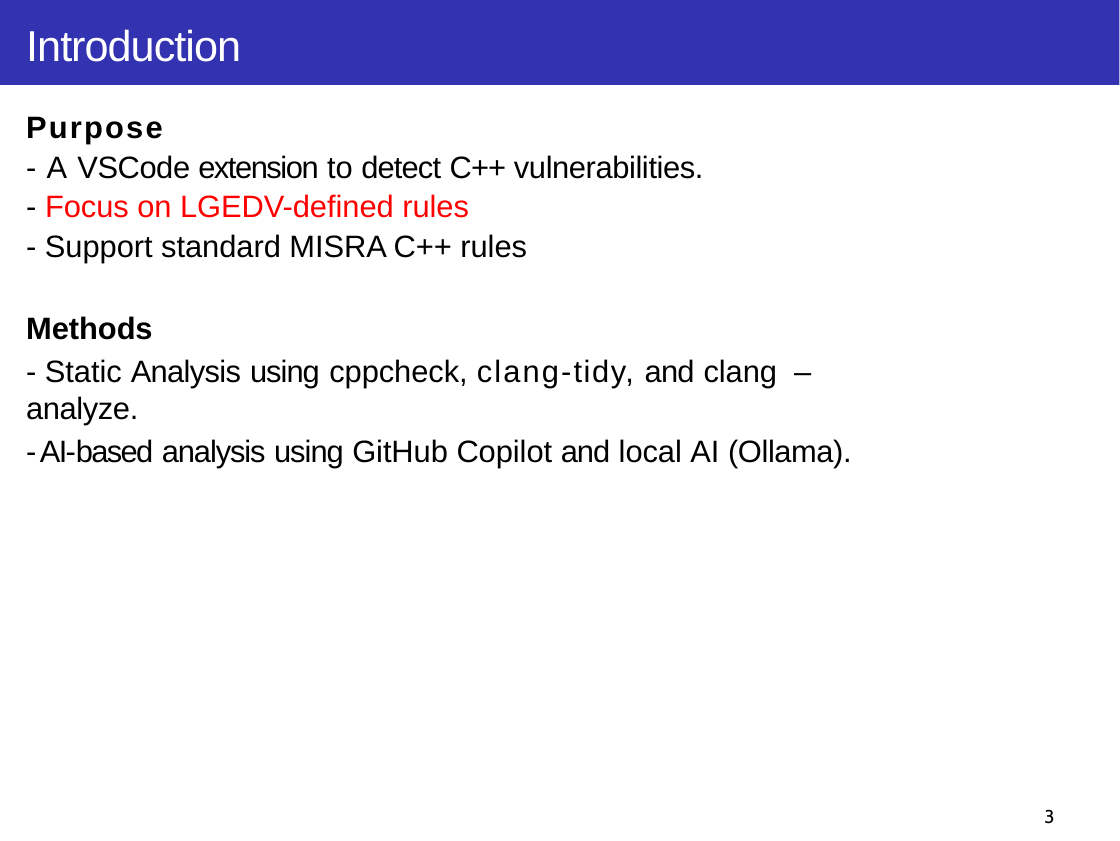
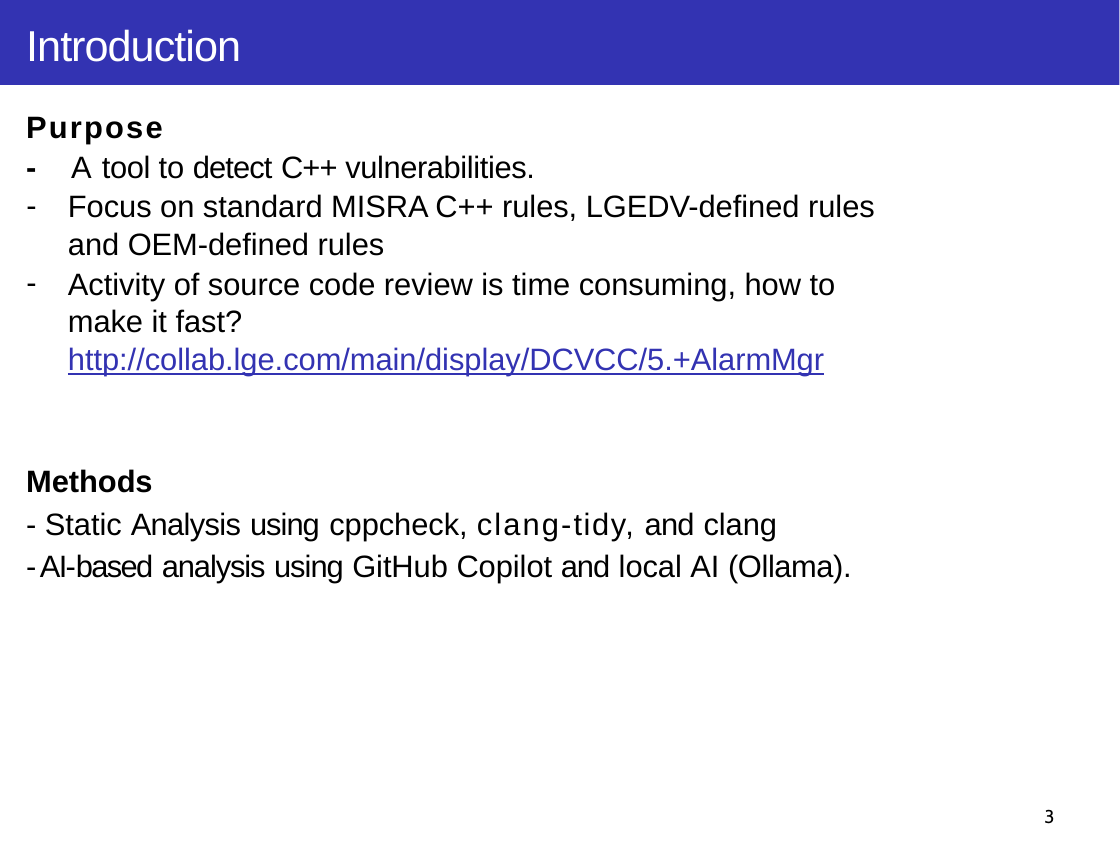
Before and after one commit to taikt/codefun, a slide deck: slide 3 of deepl/code_guard/doc/Code-Guard.pptx. Drawn at 1120x841 pixels with LibreOffice and Linux fonts; fonts in the diff are those of the drawing. Boxes give left, top, right and bottom in pixels: in the first picture for what was removed or moved away, otherwise in the second. Text is boxed around its words. In the diff, an @@ line names an element or a change of style, - is before the commit and + after.

```diff
--- a/deepl/code_guard/doc/Code-Guard.pptx
+++ b/deepl/code_guard/doc/Code-Guard.pptx
@@ text at <box>68,155,875,376</box>: text changed @@
-- A VSCode extension to detect C++ vulnerabilities.
-- Focus on LGEDV-defined rules
-- Support standard MISRA C++ rules
+- A tool to detect C++ vulnerabilities.
+– Focus on standard MISRA C++ rules, LGEDV-defined rules and OEM-defined rules
+– Activity of source code review is time consuming, how to make it fast? http://collab.lge.com/main/display/DCVCC/5.+AlarmMgr
@@ text at <box>45,512,778,540</box>: text changed @@
-- Static Analysis using cppcheck, clang-tidy, and clang –analyze.
+- Static Analysis using cppcheck, clang-tidy, and clang
```
Also in this commit, not shown: 20 other slides changed, 11 slides added, 5 slides removed, 10 other files.
